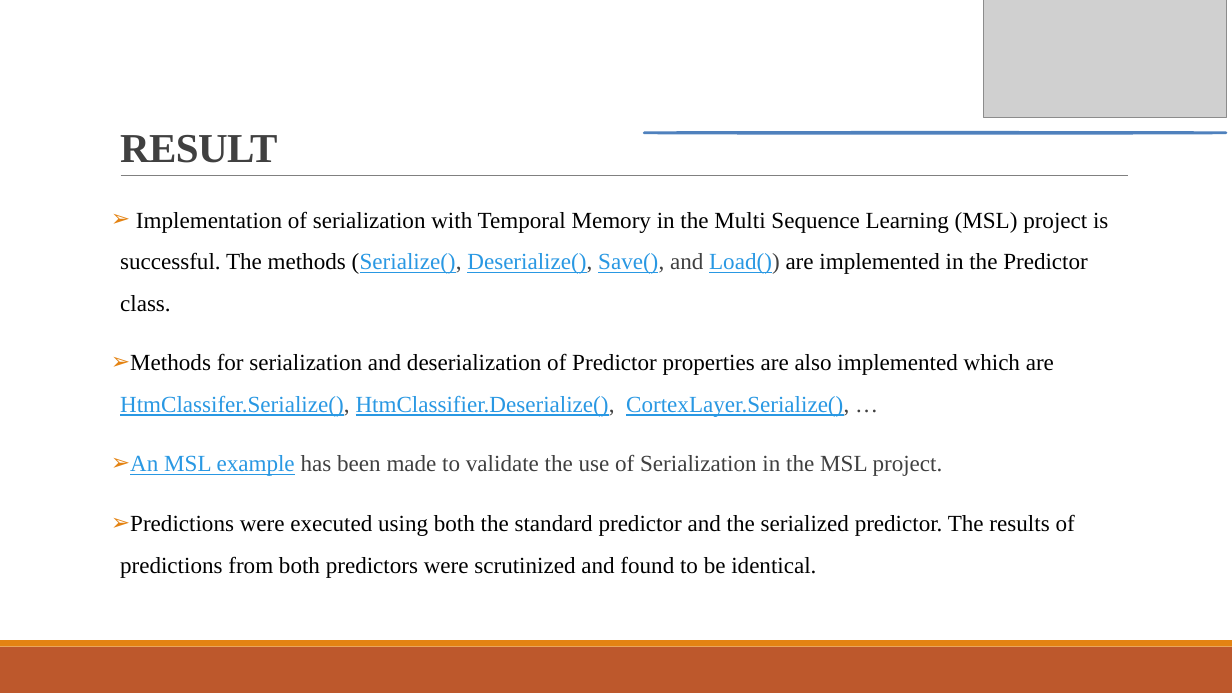
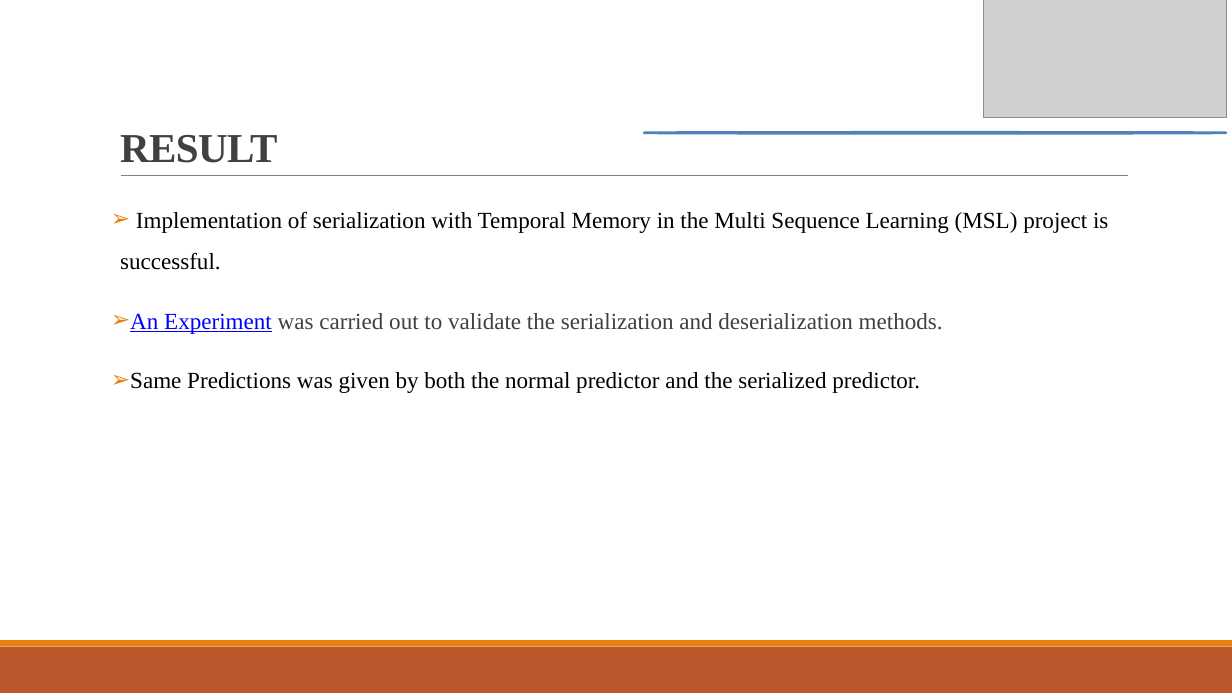
Before and after one commit to Hungbth2000/tm_msl_serialization, a slide deck: slide 5 of source/MySeProject/Documentation/Implement Temporal Memory Learning sample with Serialization.pptx (slide 6 before the commit). Drawn at 1232x693 pixels with LibreOffice and Linux fonts; fonts in the diff are those of the drawing; grey boxes stand for pictures. Boxes give left, top, right and bottom in pixels: in the first picture for what was removed or moved away, otherwise in the second. Text is boxed around its words. In the diff, an @@ line names an element or a change of style, - is before the commit and + after.

```diff
--- a/source/MySeProject/Documentation/Implement Temporal Memory Learning sample with Serialization.pptx
+++ b/source/MySeProject/Documentation/Implement Temporal Memory Learning sample with Serialization.pptx
@@ text at (120, 211, 1108, 393): text changed @@
-➢ Implementation of serialization with Temporal Memory in the Multi Sequence Learning (MSL) project is successful. The methods (Serialize(), Deserialize(), Save(), and Load()) are implemented in the Predictor class.
-➢ Methods for serialization and deserialization of Predictor properties are also implemented which are HtmClassifer.Serialize(), HtmClassifier.Deserialize(), CortexLayer.Serialize(), …
-➢ An MSL example has been made to validate the use of Serialization in the MSL project.
-➢ Predictions were executed using both the standard predictor and the serialized predictor. The results of predictions from both predictors were scrutinized and found to be identical.
+➢ Implementation of serialization with Temporal Memory in the Multi Sequence Learning (MSL) project is successful.
+➢ An Experiment was carried out to validate the serialization and deserialization methods.
+➢ Same Predictions was given by both the normal predictor and the serialized predictor.
```
Also in this commit, not shown: 3 other slides changed, 2 slides removed, 4 other files.
